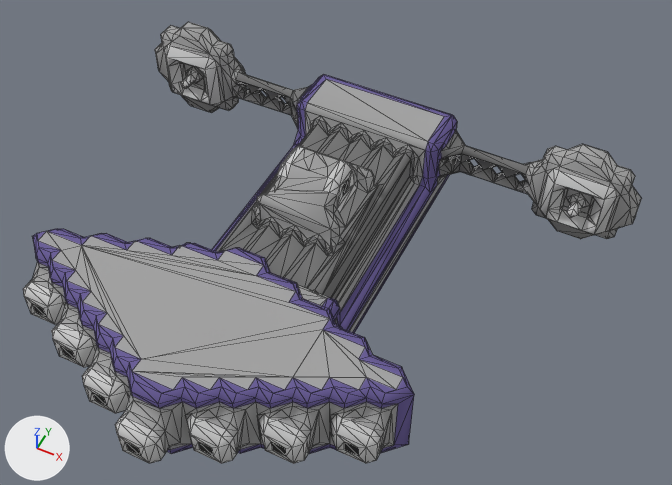
The OBJ model src/jsMain/resources/meshes/usa-3-arlington-class.obj as it was, and as the next commit left it.
Camera for both pictures: a 50 mm camera at (24.0, -39.2, 57.7) aimed at (3.3, 2.2, 6.0). Every picture has the same lights, and +X, +Y and +Z are marked at lower left. Mesh edges are drawn as thin lines. Where no turn or scale is listed for an object, it has been applied to the vertices.

In view in the first picture: 'usa-3-arlington-class'.
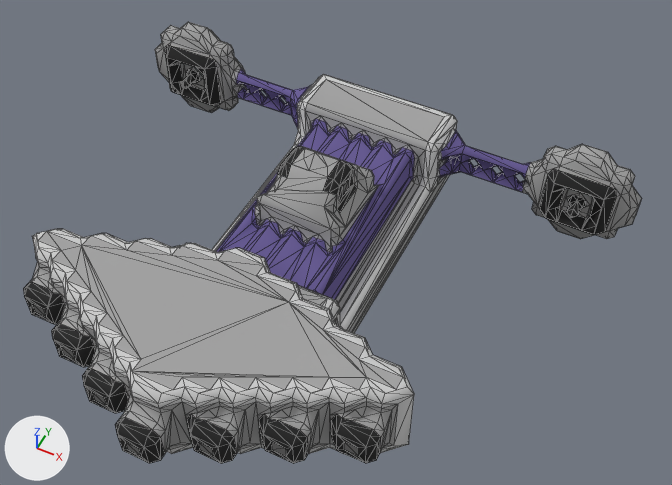
The newer file is also turned or shifted as a whole; pictures and numbers use the older file's frame.

The change, as JSON lines over the scene's bpy script:
```json
{"block": "me_usa_3_arlington_class", "where": "# used by ob_usa_3_arlington_class; location = (0.0, 0.0, 0.0)"}
{"op": "remove", "block": "me_usa_3_arlington_class", "code": "me_usa_3_arlington_class.from_pydata(...)  # 1669 vertices, 3062 faces; spans x -22.5..22.5, y -19.0..19.0, z 0.0..11.0"}
{"op": "add", "block": "me_usa_3_arlington_class", "code": "me_usa_3_arlington_class.from_pydata(...)  # 1668 vertices, 3062 faces; spans x -22.5..22.5, y -19.0..19.0, z 0.0..11.0"}
{"block": "me_usa_3_arlington_class", "change": "me_usa_3_arlington_class part 1: 4 vertices removed from x -7.5..7.5, y 13.7..17.5, z 3.5..5.5; 5 vertices added at x -7.0..7.0, y 13.5..18.0, z 3.5..5.5"}
{"block": "me_usa_3_arlington_class", "change": "me_usa_3_arlington_class part 2: 2 vertices removed from x 17.0..19.5, y 15.5, z 3.0..5.5; 3 vertices added at x 16.0..19.0, y 15.5..17.5, z 2.0..6.0"}
{"block": "me_usa_3_arlington_class", "change": "me_usa_3_arlington_class part 3: 1 vertex removed from x 2.8, y 1.7, z 5.5; 1 vertex added at x -0.7, y 1.7, z 5.5"}
{"block": "me_usa_3_arlington_class", "change": "me_usa_3_arlington_class part 4: 1386 kept faces spanning x -20.7..20.7, y -19.0..19.0, z 0.0..10.0 get new texture (UV) coordinates"}
```

Boxes (x1, y1, x2, y2) around the edits, measured in the pictures (672 x 485 px; the box of a moved part takes in the faces that stretch with it):
```json
{"part": 1, "of": "me_usa_3_arlington_class", "change": "moved or reshaped", "before": [291, 91, 460, 177], "after": [291, 91, 461, 160]}
{"part": 2, "of": "me_usa_3_arlington_class", "change": "moved or reshaped", "before": [548, 209, 562, 222], "after": [548, 207, 560, 222]}
{"part": 3, "of": "me_usa_3_arlington_class", "change": "moved or reshaped", "before": [325, 242, 331, 250], "after": [282, 228, 293, 237]}
{"part": 4, "of": "me_usa_3_arlington_class", "change": "surface changed", "before": [23, 45, 616, 464], "after": [23, 45, 616, 464]}
```
